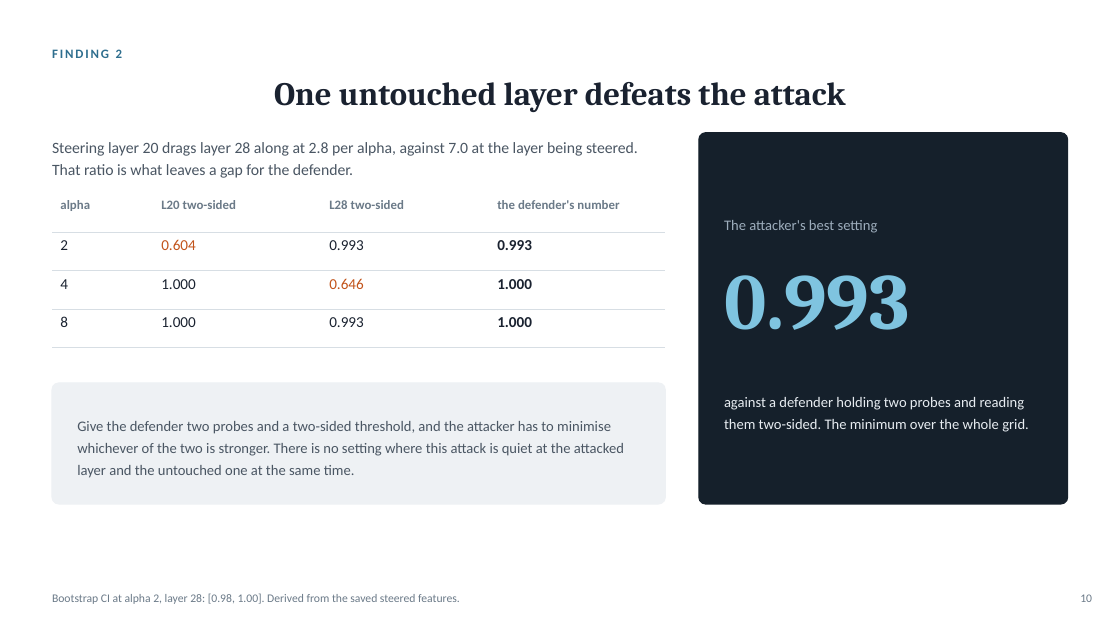
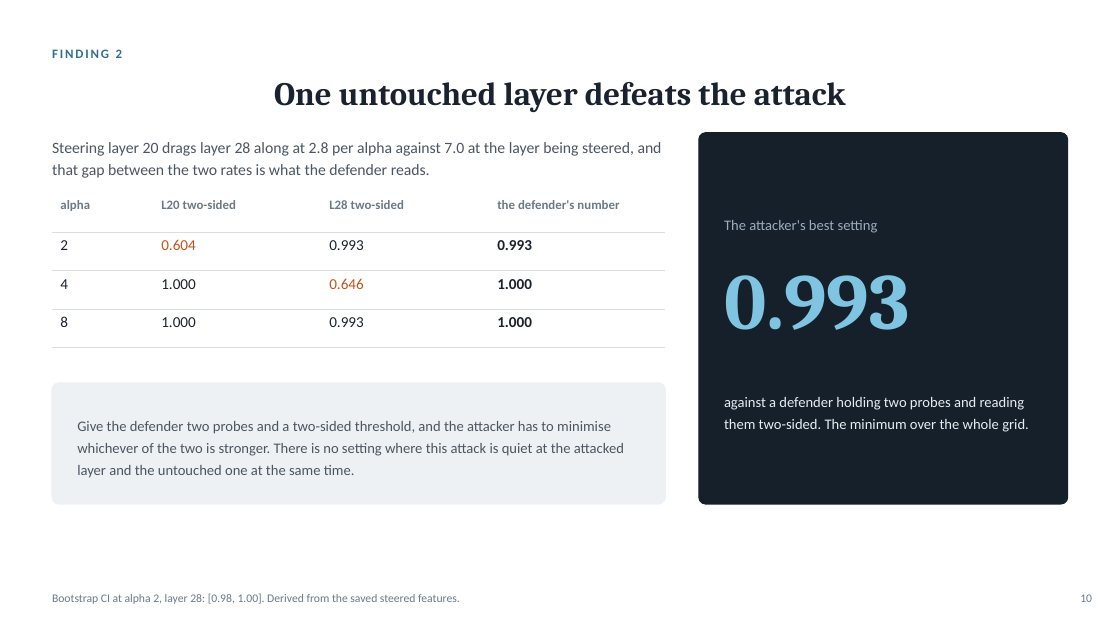
Before and after one commit to sagnikc395/obsfucation-tax, a slide deck: slide 10 of slides/obfuscation-tax.pptx. Drawn at 1120x630 pixels with LibreOffice and Linux fonts; fonts in the diff are those of the drawing. Boxes give left, top, right and bottom in pixels: in the first picture for what was removed or moved away, otherwise in the second. Text is boxed around its words. In the diff, an @@ line names an element or a change of style, - is before the commit and + after.

```diff
--- a/slides/obfuscation-tax.pptx
+++ b/slides/obfuscation-tax.pptx
@@ text at [52,142,662,178]: text changed @@
-Steering layer 20 drags layer 28 along at 2.8 per alpha, against 7.0 at the layer being steered. That ratio is what leaves a gap for the defender.
+Steering layer 20 drags layer 28 along at 2.8 per alpha against 7.0 at the layer being steered, and that gap between the two rates is what the defender reads.
```
Also in this commit, not shown: 9 other slides changed, 8 other files.
